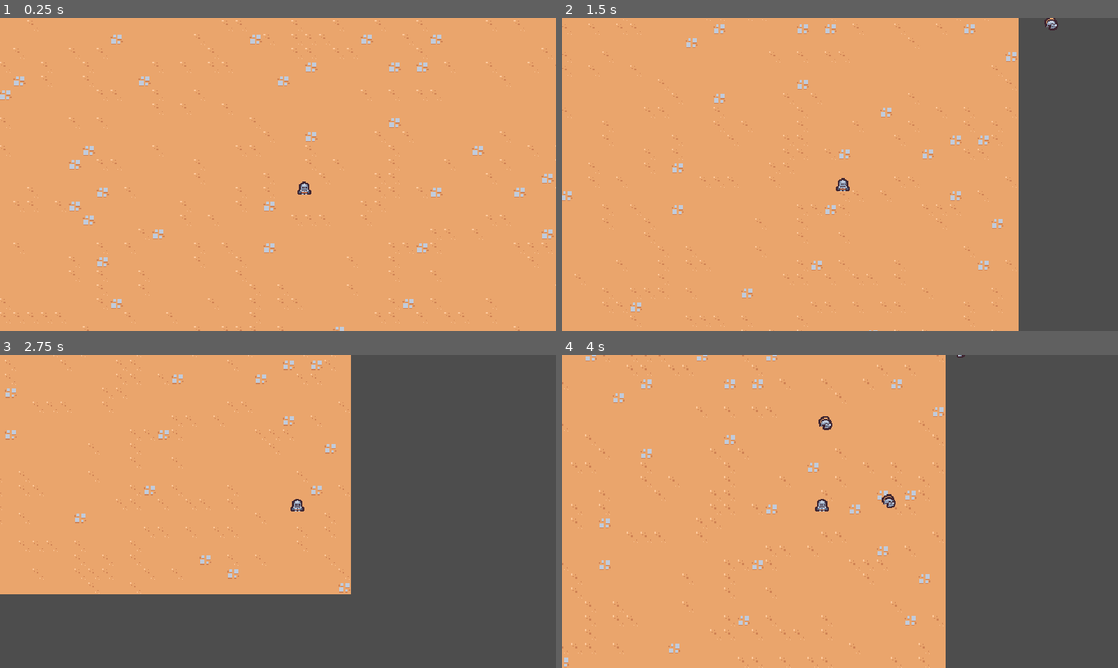
Above: before the commit, frames 1-4 (two rows, left to right).
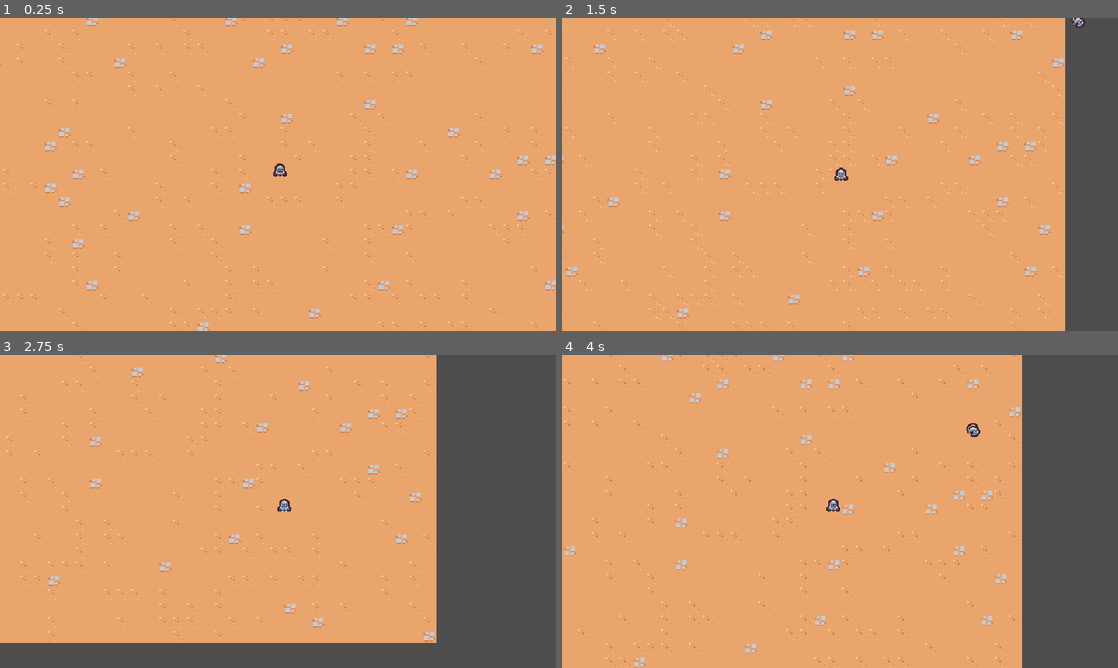
Above: after the commit, the same moments.

Repository: Ian-Ion/2d-survivors-course
Game: Godot game, scene res://scenes/main/main.tscn
The game is run twice, just before and just after one commit, with the same random seed, the same clock (stepped at 60 frames per second) and the same inputs.
Inputs:
- Up to frame 1 (0.25 s): no input
- Up to frame 2 (1.5 s): hold D (move_right) 0.53-1.28 s; hold S (move_down) from 1.28 s (still down)
- Up to frame 3 (2.75 s): release S (move_down) at 2.03 s; hold D (move_right) from 2.03 s (still down)
- Up to frame 4 (4 s): release D (move_right) at 2.78 s; hold W (move_up) 2.78-3.53 s; hold A (move_left) from 3.53 s (still down)

The runs differ from the first frame. In frame 1, 4.5% of the frame differs, in the area x 0-100%, y 0-100%; in frame 2, 12%; in frame 3, 26%, in the area x 0-79%, y 0-92%; in frame 4, 17%.

Commit message:
A few QoL improvements

Diff:
--- a/project.godot
+++ b/project.godot
@@ -59,6 +59,7 @@
 2d_physics/layer_1="Terrain"
 2d_physics/layer_2="Player"
 2d_physics/layer_3="Enemy"
+2d_physics/layer_4="EnemyCollision"
 
 [rendering]
 
--- a/scenes/basic_enemy/basic_enemy.gd
+++ b/scenes/basic_enemy/basic_enemy.gd
@@ -1,6 +1,6 @@
 extends CharacterBody2D
 
-const MAX_SPEED = 75
+const MAX_SPEED = 40
 
 
 # Called when the node enters the scene tree for the first time.
--- a/scenes/basic_enemy/basic_enemy.tscn
+++ b/scenes/basic_enemy/basic_enemy.tscn
@@ -10,6 +10,9 @@
 radius = 5.0
 
 [node name="BasicEnemy" type="CharacterBody2D" groups=["enemy"]]
+collision_layer = 8
+collision_mask = 9
+motion_mode = 1
 script = ExtResource("1_05tkv")
 
 [node name="Area2D" type="Area2D" parent="."]
--- a/scenes/game_camera/game_camera.gd
+++ b/scenes/game_camera/game_camera.gd
@@ -11,7 +11,7 @@
 # Called every frame. 'delta' is the elapsed time since the previous frame.
 func _process(delta: float) -> void:
 	acquire_target()
-	global_position = global_position.lerp(target_position, 1.0 - exp(-delta * 10))
+	global_position = global_position.lerp(target_position, 1.0 - exp(-delta * 20))
 
 
 func acquire_target():
--- a/scenes/player/player.gd
+++ b/scenes/player/player.gd
@@ -1,6 +1,7 @@
 extends CharacterBody2D
 
-const MAX_SPEED = 200
+const MAX_SPEED = 125
+const ACCELERATION_SMOOTHING = 25
 
 # Called when the node enters the scene tree for the first time.
 func _ready() -> void:
@@ -11,7 +12,9 @@
 func _process(delta: float) -> void:
 	var movement_vector = get_movement_vector()
 	var direction = movement_vector.normalized()
-	velocity = direction * MAX_SPEED
+	var target_velocity = direction * MAX_SPEED
+	velocity = velocity.lerp(target_velocity, 1 - exp(-delta * ACCELERATION_SMOOTHING))
+
 	move_and_slide()
 
 func get_movement_vector():
--- a/scenes/player/player.tscn
+++ b/scenes/player/player.tscn
@@ -8,6 +8,7 @@
 radius = 5.0
 
 [node name="Player" type="CharacterBody2D" groups=["player"]]
+motion_mode = 1
 script = ExtResource("1_0euo7")
 
 [node name="AbilityManager" type="Node" parent="."]
